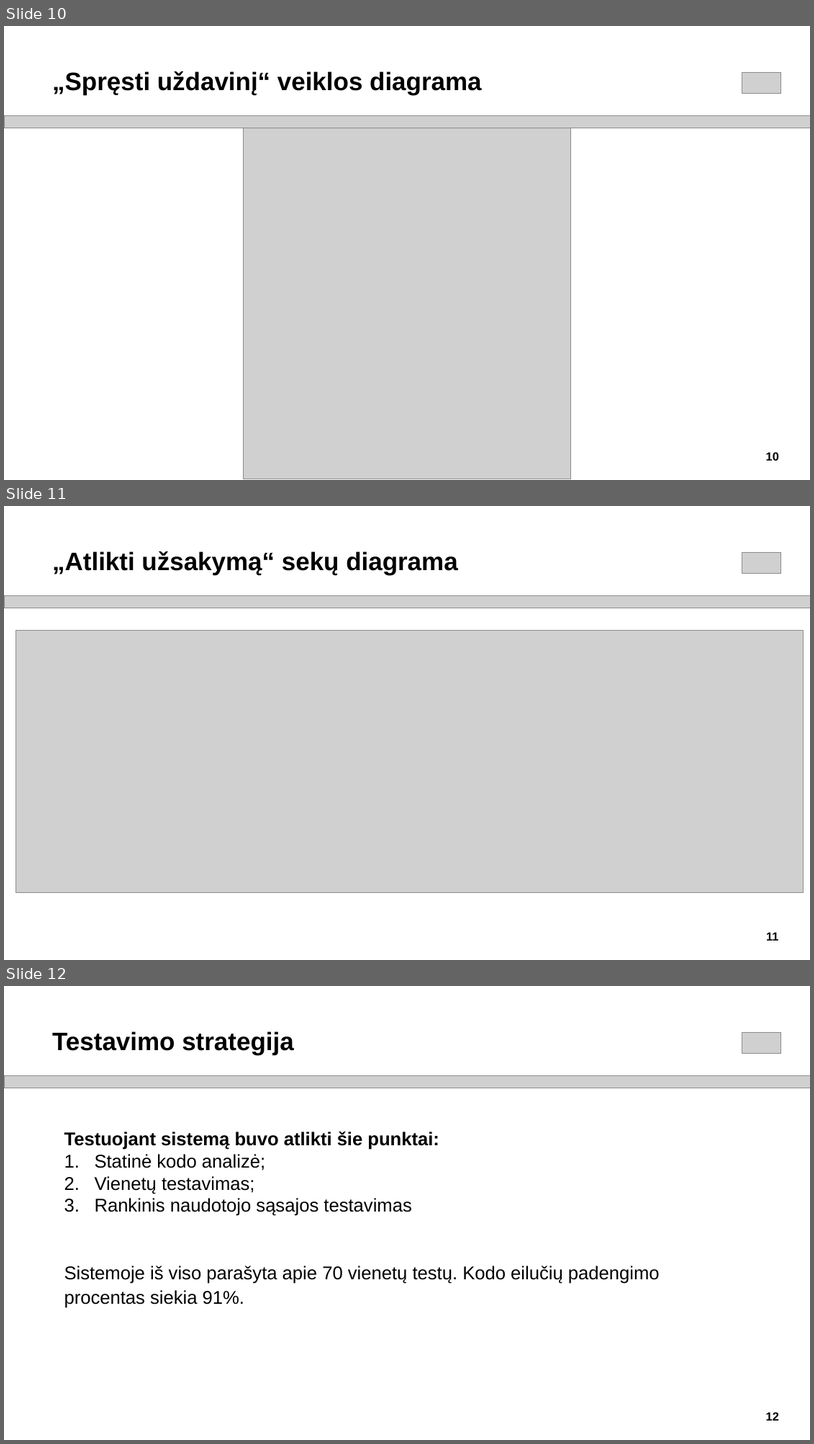
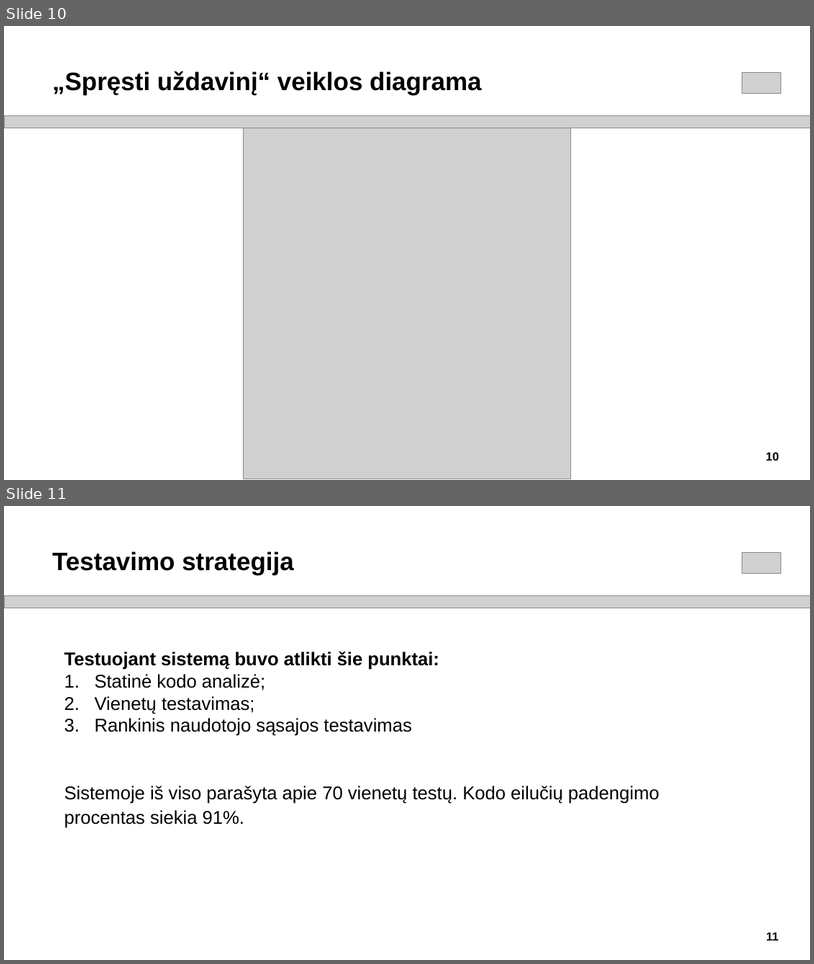
Before and after one commit to siciovas/Bachelors-Project-2023, a slide deck: Rokas_Sičiovas_Pristatymas.pptx. Shown one above the other, each under a label of ours: slides 10, 11 and 12 before the commit, slides 10 and 11 after it. The pictures are 814x1444 and 814x964 pixels, drawn with LibreOffice and Linux fonts; fonts in the diff are those of the drawing; grey boxes stand for pictures. Boxes give left, top, right and bottom in pixels: in the first picture for what was removed or moved away, otherwise in the second. Text is boxed around its words. In the diff, an @@ line names an element or a change of style, - is before the commit and + after.

```diff
--- a/Rokas_Sičiovas_Pristatymas.pptx
+++ b/Rokas_Sičiovas_Pristatymas.pptx
@@ slide 11 removed at <box>4,506,810,960</box>, background #FFFFFF @@
@@ text removed at <box>52,551,458,575</box> @@
-„Atlikti užsakymą“ sekų diagrama
@@ picture removed at <box>743,552,782,573</box> @@
@@ picture removed at <box>4,595,810,608</box> @@
@@ picture removed at <box>16,630,804,893</box> @@
@@ page number removed at <box>766,932,779,940</box> @@
-11
@@ what was slide 12 is now slide 11 @@
@@ page number at <box>766,932,779,940</box>: text changed @@
-12
+11
```
Also in this commit, not shown: 4 slides changed, 9 other files.
